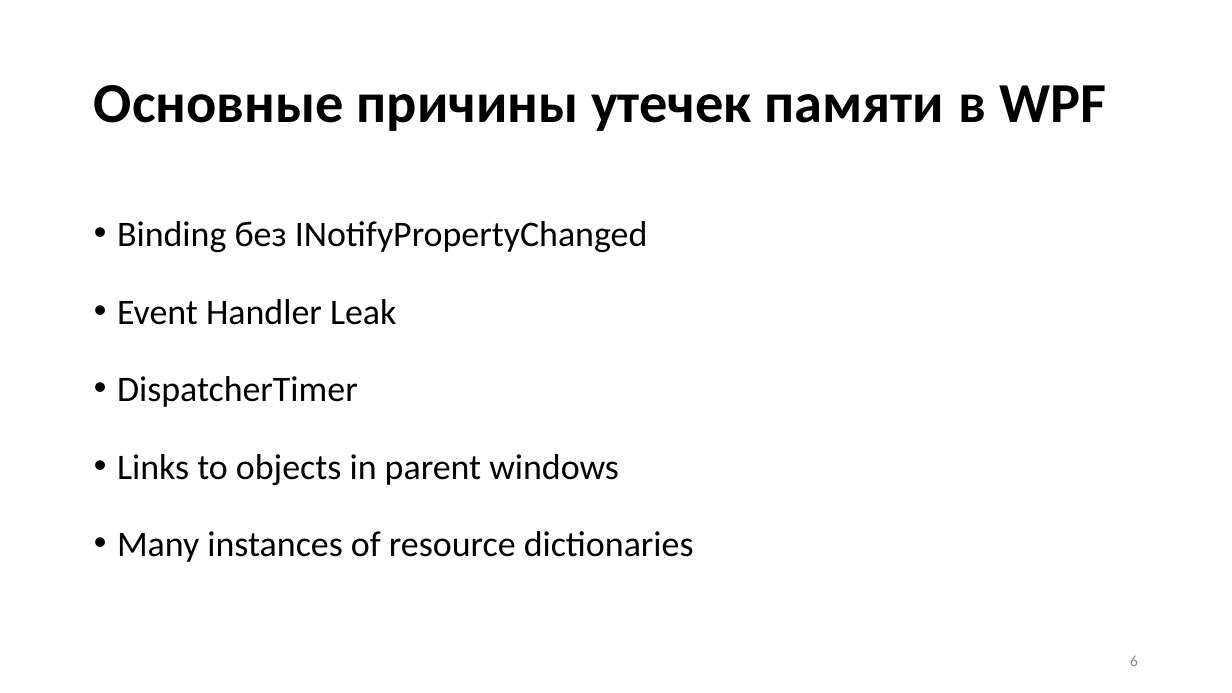
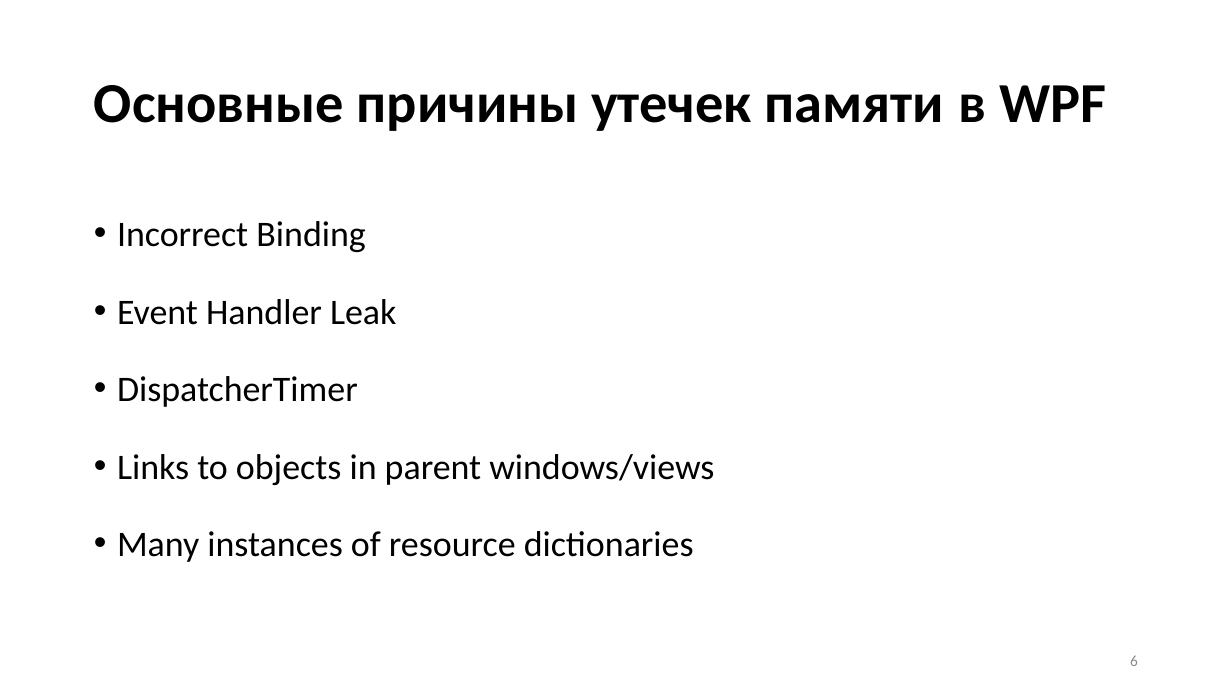
Before and after one commit to Talrandel/MemoryLeak, a slide deck: slide 6 of Утечки памяти.pptx. Drawn at 1232x693 pixels with LibreOffice and Linux fonts; fonts in the diff are those of the drawing. Boxes give left, top, right and bottom in pixels: in the first picture for what was removed or moved away, otherwise in the second. Text is boxed around its words. In the diff, an @@ line names an element or a change of style, - is before the commit and + after.

Commit message:
+1

```diff
--- a/Утечки памяти.pptx
+++ b/Утечки памяти.pptx
@@ text at (x1=117, y1=221, x2=365, y2=252): text changed @@
-• Binding без INotifyPropertyChanged
+• Incorrect Binding
@@ text at (x1=117, y1=454, x2=714, y2=485): text changed @@
-• Links to objects in parent windows
+• Links to objects in parent windows/views
```
Also in this commit, not shown: 1 other slide changed, 1 slide added.
